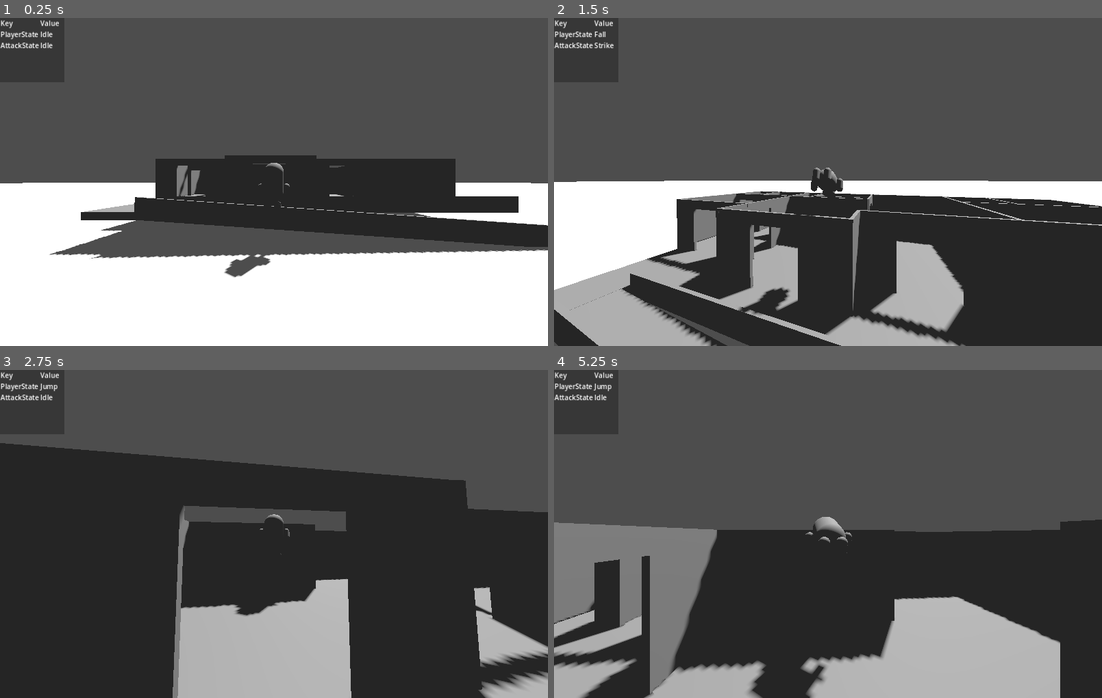
Above: before the commit, frames 1-4 (two rows, left to right).
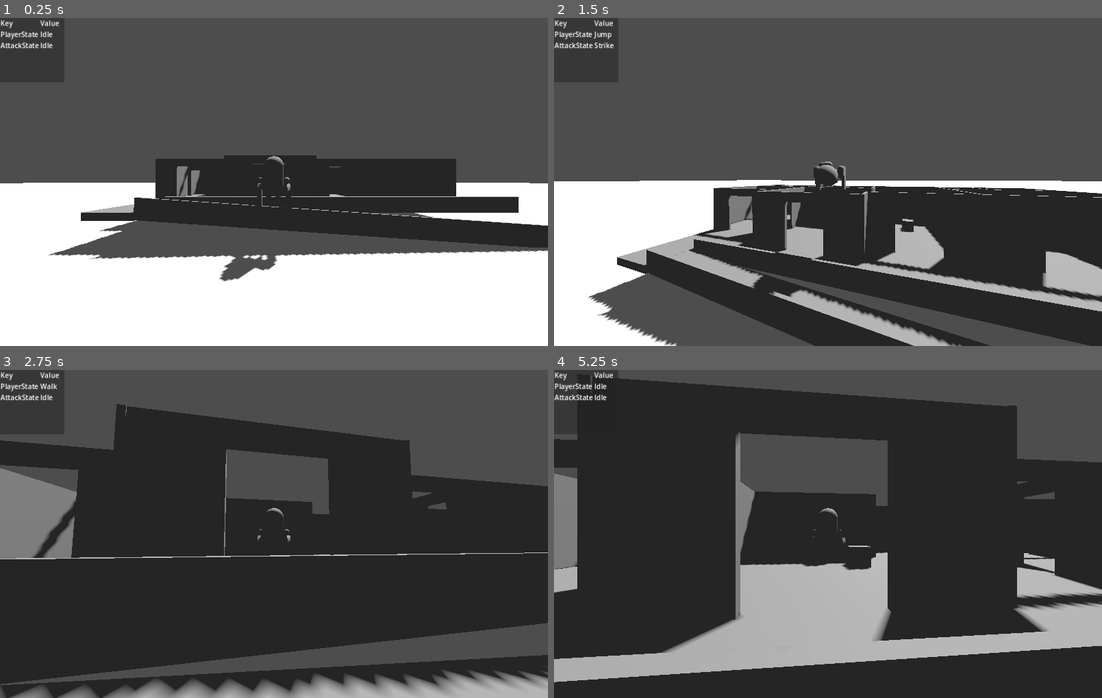
Above: after the commit, the same moments.

Repository: ee0pdt/godot-tps-test
Game: Godot game, scene res://main.tscn
The game is run twice, just before and just after one commit, with the same random seed, the same clock (stepped at 60 frames per second) and the same inputs.
Inputs (mouse positions are in pixels of both pictures, inside the frame that each line leads up to):
- Up to frame 1 (0.25 s): no input
- Up to frame 2 (1.5 s): move the mouse to (855, 182) at 0.52 s; hold Up (forward) from 0.53 s (still down); tap Space (jump) at 0.6, 0.77, 1.07 s; move the mouse to (800, 182) at 1.27 s; click (800, 182) at 1.35 s
- Up to frame 3 (2.75 s): keep holding Up (forward); tap Space (jump) at 1.52, 1.55, 1.82, 2.3 s; move the mouse to (284, 527) at 2.02 s; tap E (interact) at 2.1 s
- Up to frame 4 (5.25 s): keep holding Up (forward); move the mouse to (822, 540) at 2.77 s; tap Space (jump) at 2.85, 3.02, 3.32, 3.77, 3.8, 4.07, 4.52, 4.55, 4.82, 5.1 s; move the mouse to (866, 537) at 3.52 s; click (866, 537) at 3.6 s; move the mouse to (784, 530) at 4.27 s; tap E (interact) at 4.35 s; move the mouse to (833, 534) at 5.02 s

The runs differ from the first frame. In frame 1, 1.2% of the frame differs, in the area x 4-100%, y 41-81%; in frame 2, 23%; in frame 3, 31%; in frame 4, 63%, in the area x 0-100%, y 2-100%.

Commit message:
Wheelchair test

Diff:
--- a/main.tscn
+++ b/main.tscn
@@ -148,6 +148,34 @@
 [node name="Carryable" type="Node" parent="Crate4"]
 script = ExtResource("3_l2tyv")
 
+[node name="Crate5" type="RigidBody3D" parent="."]
+transform = Transform3D(1, 0, 0, 0, 1, 0, 0, 0, 1, -4.02767, 1.99452, -10.0775)
+mass = 30.0
+
+[node name="MeshInstance3D" type="MeshInstance3D" parent="Crate5"]
+mesh = SubResource("BoxMesh_ef7v5")
+skeleton = NodePath("../..")
+
+[node name="CollisionShape3D" type="CollisionShape3D" parent="Crate5"]
+shape = SubResource("BoxShape3D_phrk6")
+
+[node name="Carryable" type="Node" parent="Crate5"]
+script = ExtResource("3_l2tyv")
+
+[node name="Crate6" type="RigidBody3D" parent="."]
+transform = Transform3D(1, 0, 0, 0, 1, 0, 0, 0, 1, -1.24857, 1.99452, -11.852)
+mass = 30.0
+
+[node name="MeshInstance3D" type="MeshInstance3D" parent="Crate6"]
+mesh = SubResource("BoxMesh_ef7v5")
+skeleton = NodePath("../..")
+
+[node name="CollisionShape3D" type="CollisionShape3D" parent="Crate6"]
+shape = SubResource("BoxShape3D_phrk6")
+
+[node name="Carryable" type="Node" parent="Crate6"]
+script = ExtResource("3_l2tyv")
+
 [node name="Crate2" type="RigidBody3D" parent="."]
 transform = Transform3D(1, 0, 0, 0, 1, 0, 0, 0, 1, 0, 1.66104, -1.60972)
 mass = 30.0
--- a/player/movement_states/player_idle.gd
+++ b/player/movement_states/player_idle.gd
@@ -21,8 +21,8 @@
 		state_machine.transition_to("Fall")
 
 	# Handle Jump.
-	elif Input.is_action_just_pressed("jump") and player.is_on_floor():
-		state_machine.transition_to("Jump")
+	#elif Input.is_action_just_pressed("jump") and player.is_on_floor():
+		#state_machine.transition_to("Jump")
 
 	else:
 		player.process_movement(player.SPEED)
--- a/player/movement_states/player_walk.gd
+++ b/player/movement_states/player_walk.gd
@@ -17,8 +17,8 @@
 func physics_update(_delta: float) -> void:
 	if not player.is_on_floor():
 		state_machine.transition_to("Fall")
-	elif Input.is_action_just_pressed("jump") and player.is_on_floor():
-		state_machine.transition_to("Jump")
+	#elif Input.is_action_just_pressed("jump") and player.is_on_floor():
+		#state_machine.transition_to("Jump")
 	else:
 		player.process_movement(player.SPEED)
 
--- a/player/player.tscn
+++ b/player/player.tscn
@@ -16,7 +16,7 @@
 [ext_resource type="Script" path="res://player/attack_states/guard.gd" id="13_50kn5"]
 
 [sub_resource type="CapsuleShape3D" id="CapsuleShape3D_1gp7c"]
-radius = 0.326767
+radius = 0.44892
 height = 1.38195
 
 [sub_resource type="CapsuleMesh" id="CapsuleMesh_0y156"]
@@ -462,7 +462,7 @@
 shape = SubResource("CapsuleShape3D_1gp7c")
 
 [node name="Mesh" type="Node3D" parent="."]
-transform = Transform3D(1, -3.48789e-16, 3.48787e-16, 3.48787e-16, 1, 4.46638e-06, -3.48789e-16, -4.46638e-06, 1, 0, 0, 0)
+transform = Transform3D(1, -3.48789e-16, 3.48787e-16, 3.48787e-16, 1, 4.46638e-06, -3.48789e-16, -4.46638e-06, 1, 0, 0.191844, 0)
 
 [node name="Body" type="MeshInstance3D" parent="Mesh"]
 mesh = SubResource("CapsuleMesh_0y156")
@@ -505,6 +505,18 @@
 [node name="Arm_l_weapon_origin" type="Node3D" parent="Mesh/Arm_l_origin/Arm_l"]
 unique_name_in_owner = true
 transform = Transform3D(1, -3.48787e-16, -3.48787e-16, 3.48787e-16, 1, 0, 3.48787e-16, 0, 1, -0.00922793, -0.150333, 0)
+
+[node name="Wheel" type="CSGCylinder3D" parent="Mesh"]
+transform = Transform3D(-5.56205e-08, 1, 4.46638e-06, -1, -5.95933e-08, -4.46638e-06, -4.46638e-06, -4.46638e-06, 1, 0.428016, -0.640736, -2.86177e-06)
+radius = 0.409696
+height = 0.0889229
+sides = 16
+
+[node name="Wheel2" type="CSGCylinder3D" parent="Mesh"]
+transform = Transform3D(-5.56205e-08, 1, 4.46638e-06, -1, -5.95933e-08, -4.46638e-06, -4.46638e-06, -4.46638e-06, 1, -0.426923, -0.640736, -2.86177e-06)
+radius = 0.409696
+height = 0.0889229
+sides = 16
 
 [node name="AnimationPlayer" type="AnimationPlayer" parent="."]
 libraries = {
